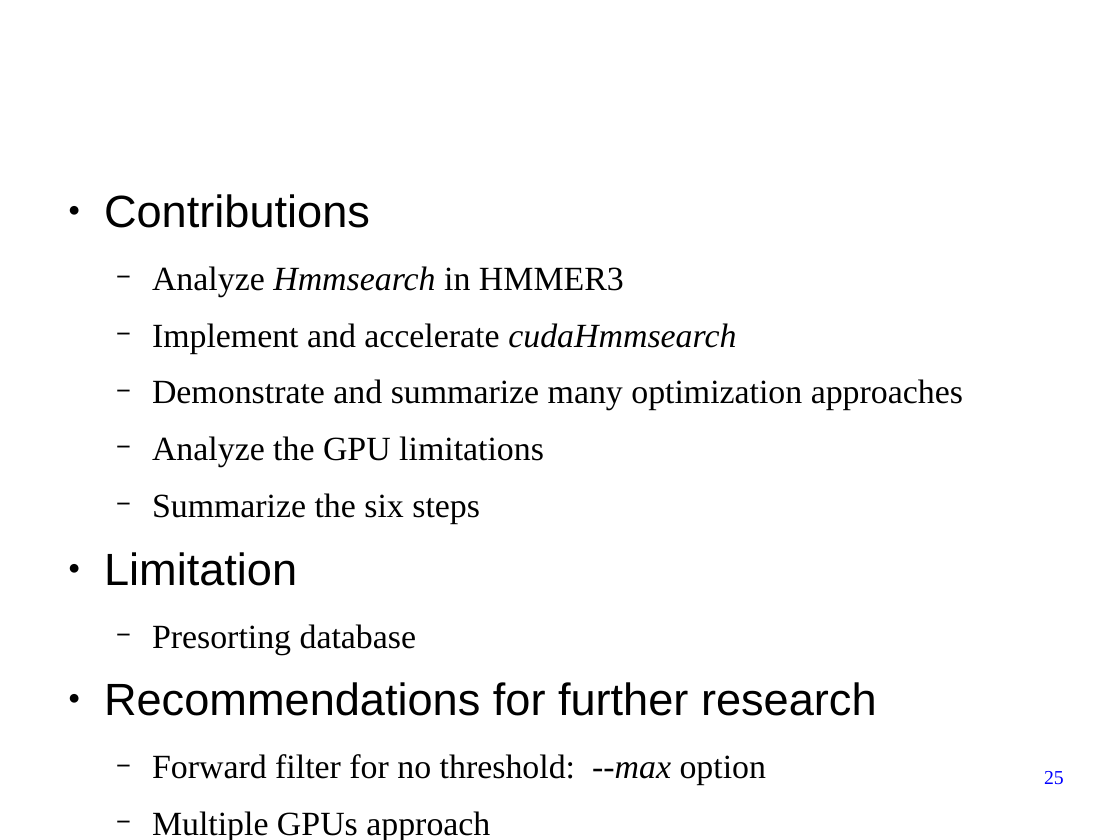
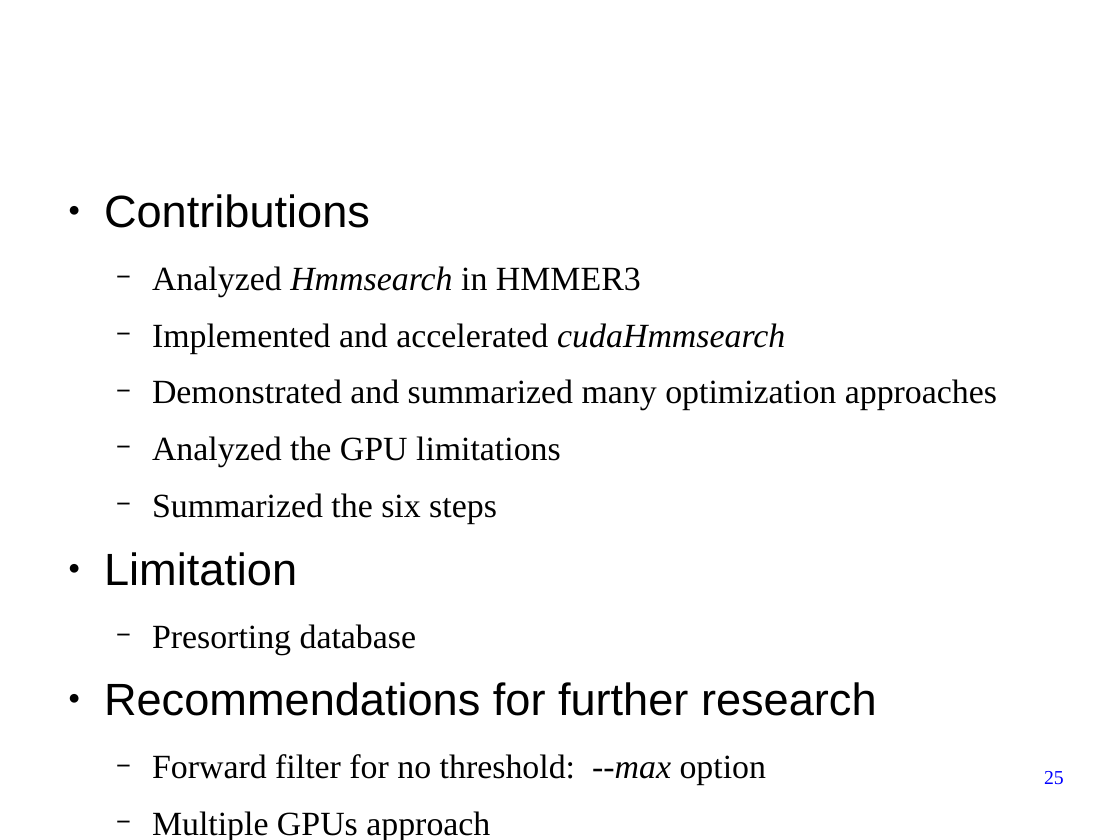
Before and after one commit to forestcheng/cudahmmsearch, a slide deck: slide 25 of thesis/thesisDefense.odp. Drawn at 1120x840 pixels with LibreOffice and Linux fonts; fonts in the diff are those of the drawing; background and template pictures are left out. Boxes give left, top, right and bottom in pixels: in the first picture for what was removed or moved away, otherwise in the second. Text is boxed around its words. In the diff, an @@ line names an element or a change of style, - is before the commit and + after.

```diff
--- a/thesis/thesisDefense.odp
+++ b/thesis/thesisDefense.odp
@@ text at (152, 266, 997, 524): text changed @@
-  − Analyze Hmmsearch in HMMER3
-  − Implement and accelerate cudaHmmsearch
-  − Demonstrate and summarize many optimization approaches
-  − Analyze the GPU limitations
-  − Summarize the six steps
+  − Analyzed Hmmsearch in HMMER3
+  − Implemented and accelerated cudaHmmsearch
+  − Demonstrated and summarized many optimization approaches
+  − Analyzed the GPU limitations
+  − Summarized the six steps
```
Also in this commit, not shown: 5 other slides changed.
